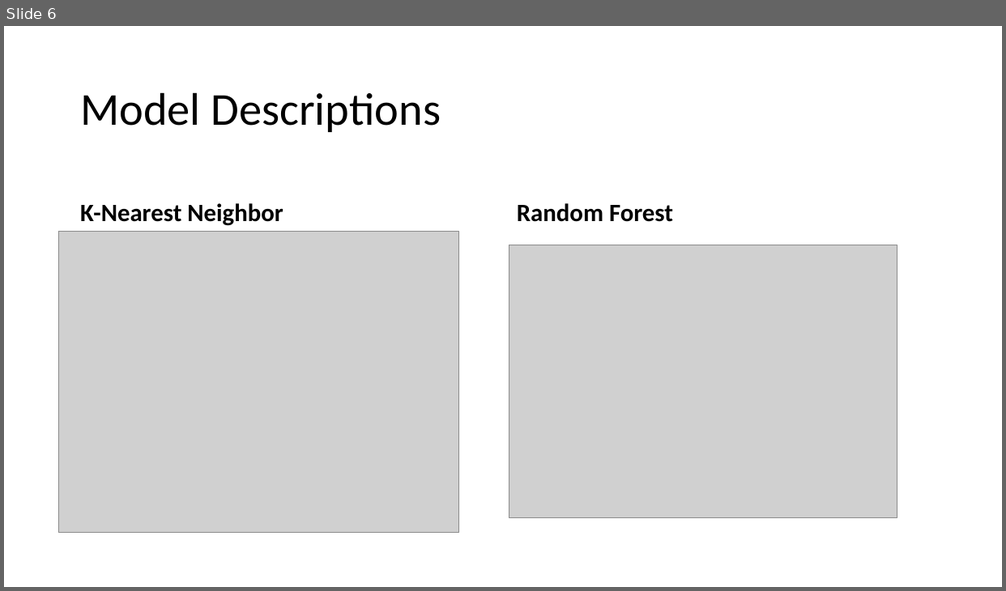
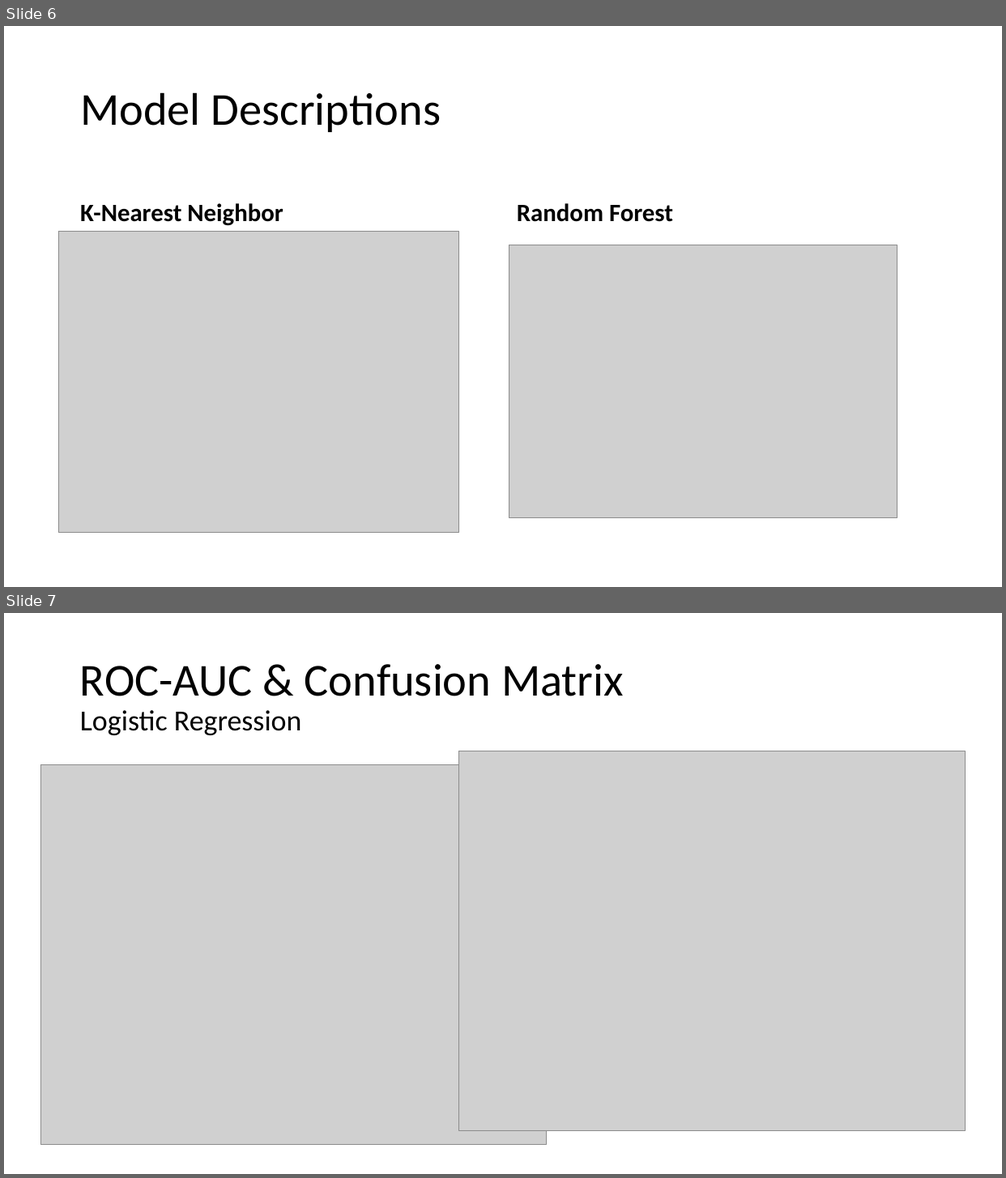
Before and after one commit to randm4940/CS-7830-Fall-2019-Project, a slide deck: documents/presentation.pptx. Shown one above the other, each under a label of ours: slide 6 before the commit, slides 6 and 7 after it. The pictures are 1006x591 and 1006x1178 pixels, drawn with LibreOffice and Linux fonts; fonts in the diff are those of the drawing; grey boxes stand for pictures. Boxes give left, top, right and bottom in pixels: in the first picture for what was removed or moved away, otherwise in the second. Text is boxed around its words. In the diff, an @@ line names an element or a change of style, - is before the commit and + after.

Commit message:
Updated PowerPoint
Added AUC-ROC and confusion matrices.

```diff
--- a/documents/presentation.pptx
+++ b/documents/presentation.pptx
@@ slide 7 added at <box>4,613,1002,1174</box>, background #FFFFFF @@
@@ title added at <box>80,664,624,735</box>, 44 pt, text #000000 @@
+ROC-AUC & Confusion Matrix
+Logistic Regression
@@ picture added at <box>459,752,965,1131</box> @@
@@ picture added at <box>40,765,547,1144</box> @@
```
Also in this commit, not shown: 1 slide changed, 3 other slides added, 1 slide removed.
